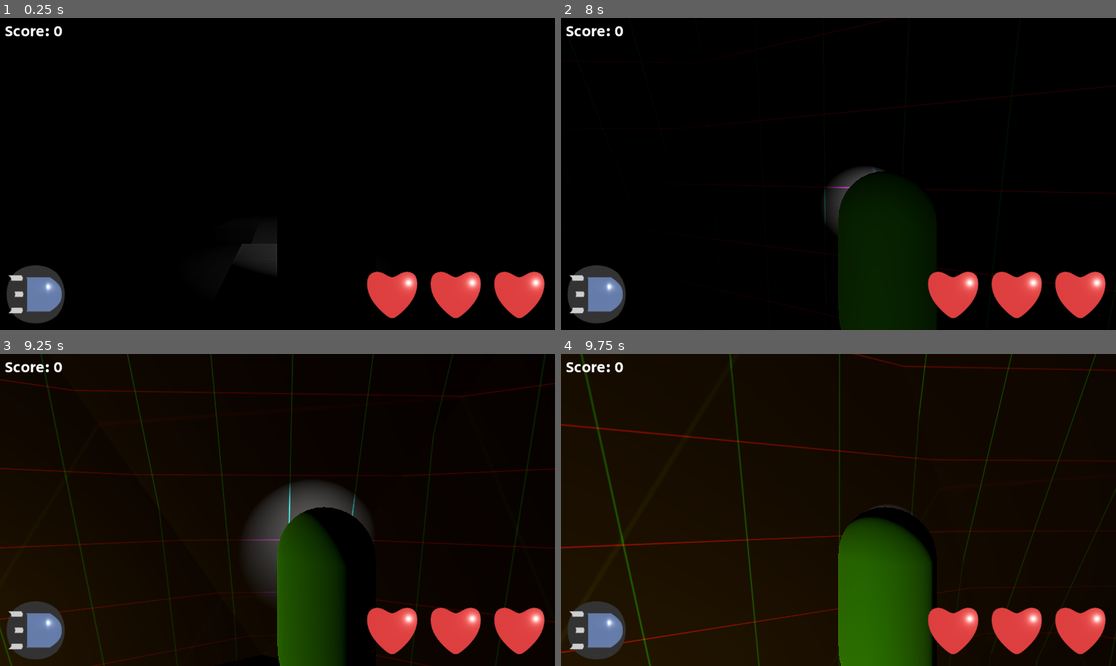
Above: before the commit, frames 1-4 (two rows, left to right).
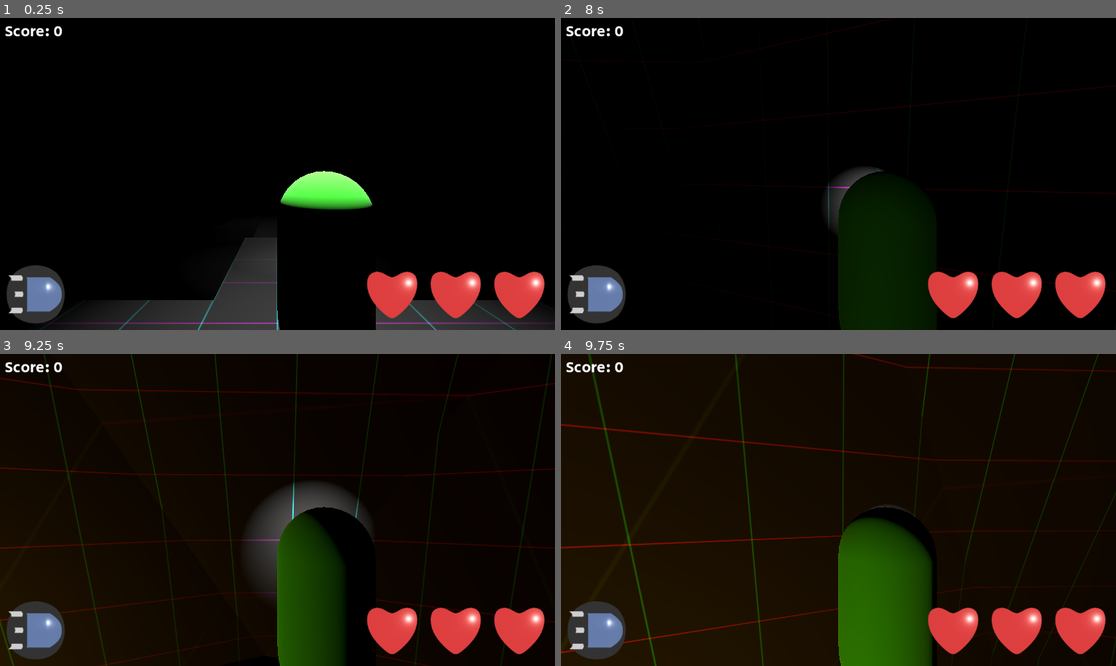
Above: after the commit, the same moments.

Repository: Sprotex/ludum-dare-54
Game: Godot game, scene res://level.tscn
Same seed, same stepped clock (60 frames per second), same inputs: the game is played once before the commit and once after it.
Inputs (mouse positions are in pixels of both pictures, inside the frame that each line leads up to):
- Up to frame 1 (0.25 s): no input
- Up to frame 2 (8 s): tap Enter at 0.5, 2.75 s; move the mouse to (866, 174) at 0.52 s; hold W (move_forward) 0.53-5.78 s; tap Space (jump) at 0.77, 1.52, 2, 3.02, 3.77, 4.25, 4.52, 6.02, 6.77, 7.52 s; move the mouse to (810, 174) at 1.27 s; move the mouse to (849, 167) at 2.02 s; move the mouse to (832, 180) at 2.77 s; move the mouse to (877, 177) at 3.52 s; move the mouse to (794, 170) at 4.27 s; move the mouse to (844, 174) at 5.02 s; move the mouse to (816, 167) at 5.77 s; hold D (move_right) 5.78-6.53 s; move the mouse to (866, 174) at 6.52 s; hold W (move_forward) from 6.53 s (still down); move the mouse to (810, 174) at 7.27 s
- Up to frame 3 (9.25 s): move the mouse to (288, 503) at 8.02 s; move the mouse to (271, 516) at 8.77 s; release W (move_forward) at 8.78 s; hold A (move_left) from 8.78 s (still down); tap Space (jump) at 9.02 s
- Up to frame 4 (9.75 s): move the mouse to (877, 513) at 9.52 s; release A (move_left) at 9.53 s; hold W (move_forward) from 9.53 s (still down)

The runs differ from the first frame. In frame 1, 7.9% of the frame differs, in the area x 7-100%, y 48-100%; in frame 2, less than 0.1%; in frame 3, 2.7%; in frame 4, 2.7%.
Error after the commit: Invalid access to property or key 'on_bullet_shot' on a base object of type 'Node (message_bus.gd)'. (res://ambient_light_energy.gd:25)

Commit message:
add ambient light changing
fix level collisions

Diff:
--- /dev/null
+++ b/ambient_light_energy.gd
@@ -0,0 +1,26 @@
+extends WorldEnvironment
+
+@export var increase_per_bullet := 0.1
+@export var max_light_energy := 3.0
+
+var bullet_count := 0
+
+
+func _increase_light_energy() -> void:
+  bullet_count += 1
+  _set_light_energy(increase_per_bullet * bullet_count)
+
+
+func _decrease_light_energy() -> void:
+  bullet_count -= 1
+  _set_light_energy(increase_per_bullet * bullet_count)
+
+
+func _set_light_energy(value: float) -> void:
+  environment.ambient_light_energy = clampf(value, 0.0, max_light_energy)
+  print(environment.ambient_light_energy)
+
+
+func _ready() -> void:
+  MessageBus.on_bullet_shot.connect(_increase_light_energy)
+  MessageBus.on_bullet_deleted.connect(_decrease_light_energy)
--- a/level.tscn
+++ b/level.tscn
@@ -1,10 +1,11 @@
-[gd_scene load_steps=22 format=3 uid="uid://bof588v2k85x1"]
+[gd_scene load_steps=24 format=3 uid="uid://bof588v2k85x1"]
 
 [ext_resource type="PackedScene" uid="uid://c7fldyilqdf73" path="res://objects/dome/hemisphere.tscn" id="1_4po3j"]
 [ext_resource type="PackedScene" uid="uid://d3kkn2idgjotw" path="res://character/player/player.tscn" id="1_6hflv"]
 [ext_resource type="Material" uid="uid://b6hwok8opeqpm" path="res://asset/grid_material.tres" id="2_f50n7"]
 [ext_resource type="Script" path="res://objects/dynamic_objects.gd" id="2_y7lmr"]
 [ext_resource type="PackedScene" uid="uid://b7t8fb13vp205" path="res://objects/dome/icosphere.tscn" id="4_kft5k"]
+[ext_resource type="Script" path="res://ambient_light_energy.gd" id="4_lvhk7"]
 [ext_resource type="PackedScene" uid="uid://dwv3evqmc6uqm" path="res://objects/spawner/spawner.tscn" id="5_6nilx"]
 
 [sub_resource type="WorldBoundaryShape3D" id="WorldBoundaryShape3D_528qu"]
@@ -20,7 +21,10 @@
 points = PackedVector3Array(-2.5, -1, -1.5, -2.5, 1, -1.5, 2.5, -1, -1.5, -2.5, -1, 1.5, -2.5, 1, 1.5, 2.5, -1, 1.5)
 
 [sub_resource type="BoxMesh" id="BoxMesh_38jm2"]
-size = Vector3(7, 2, 3)
+size = Vector3(8, 2, 3)
+
+[sub_resource type="ConvexPolygonShape3D" id="ConvexPolygonShape3D_0vdjd"]
+points = PackedVector3Array(-4, -1, -1.5, -4, 1, -1.5, 4, -1, -1.5, -4, -1, 1.5, -4, 1, 1.5, 4, 1, -1.5, 4, -1, 1.5, 4, 1, 1.5)
 
 [sub_resource type="ConvexPolygonShape3D" id="ConvexPolygonShape3D_6fbb2"]
 points = PackedVector3Array(-3.5, -1, -1.5, -3.5, 1, -1.5, 3.5, -1, -1.5, -3.5, -1, 1.5, -3.5, 1, 1.5, 3.5, 1, -1.5, 3.5, -1, 1.5, 3.5, 1, 1.5)
@@ -52,7 +56,9 @@
 
 [sub_resource type="Environment" id="Environment_rqok1"]
 background_mode = 1
-ambient_light_source = 1
+ambient_light_source = 2
+ambient_light_color = Color(1, 1, 1, 1)
+ambient_light_energy = 0.0
 reflected_light_source = 1
 
 [node name="Level" type="Node3D"]
@@ -97,13 +103,11 @@
 metadata/_edit_group_ = true
 
 [node name="MeshInstance3D" type="MeshInstance3D" parent="Static/Ramp/Platform"]
-transform = Transform3D(1.15, 0, 0, 0, 1, 0, 0, 0, 1, 0, 0, 0)
 material_override = ExtResource("2_f50n7")
 mesh = SubResource("BoxMesh_38jm2")
 
 [node name="CollisionShape3D" type="CollisionShape3D" parent="Static/Ramp/Platform"]
-transform = Transform3D(1.15, 0, 0, 0, 1, 0, 0, 0, 1, 0, 0, 0)
-shape = SubResource("ConvexPolygonShape3D_6fbb2")
+shape = SubResource("ConvexPolygonShape3D_0vdjd")
 
 [node name="Ramp2" type="StaticBody3D" parent="Static/Ramp"]
 transform = Transform3D(-1, 0, -8.74228e-08, 0, 1, 0, 8.74228e-08, 0, -1, -6.5, 0, 0)
@@ -527,11 +531,16 @@
 transform = Transform3D(1, 0, 0, 0, 1, 0, 0, 0, 1, 0, 5, 0)
 shape = SubResource("ConvexPolygonShape3D_rafev")
 
+[node name="OmniLight3D" type="OmniLight3D" parent="Static"]
+transform = Transform3D(1, 0, 0, 0, 1, 0, 0, 0, 1, 0, 7, 0)
+light_energy = 16.0
+
 [node name="Dynamic" type="Node3D" parent="."]
 script = ExtResource("2_y7lmr")
 
 [node name="WorldEnvironment" type="WorldEnvironment" parent="."]
 environment = SubResource("Environment_rqok1")
+script = ExtResource("4_lvhk7")
 
 [node name="icosphere" parent="." instance=ExtResource("4_kft5k")]
 metadata/_edit_lock_ = true
